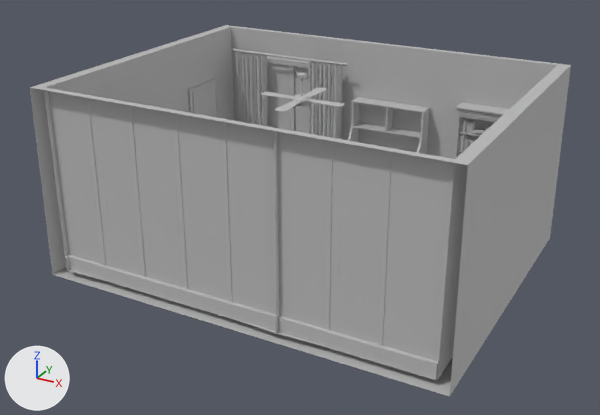
Before and after pictures for a commit that changed the FBX model 3D/mdl_stanza_anziano_NO-TXT.fbx.
Before and after are seen from a 50 mm lens placed at (37.8, -73.5, 44.2), pointed at (-1.4, -2.1, 8.5). Lighting does not change. The marker at lower left points along +X, +Y and +Z. Where no turn or scale is listed for an object, it has been applied to the vertices.

Before the edit, the objects in view are built like this:
```python
me_mesh = bpy.data.meshes.new('Mesh')
me_mesh.from_pydata(...)  # a box spanning x -2215.0..2215.0, y -52.0..52.0, z -1725.0..1725.0
me_mesh.materials.append(mat_soffitto1)  # grey #bcbcbc
me_mesh_020 = bpy.data.meshes.new('Mesh.020')
me_mesh_020.from_pydata(...)  # 189 vertices, 278 faces; spans x -3.99..3.99, y -1.04..1.04, z -7.2..7.2
me_mesh_020.materials.append(mat_legno_libreria_media)  # grey #bcbcbc
me_mesh_024 = bpy.data.meshes.new('Mesh.024')
me_mesh_024.from_pydata(...)  # 48 vertices, 88 faces; spans x -0.18..0.18, y -2.89..2.89, z -3.09..3.09
me_mesh_024.materials.append(mat_quadro6)  # grey #bcbcbc
ob_legno_libreria_media1_001 = bpy.data.objects.new('LEGNO_LIBRERIA_MEDIA1.001', me_mesh_020)
ob_legno_libreria_media1_001.location = (13.46, 15.51, 9.63)
ob_quadro_grande = bpy.data.objects.new('QUADRO_GRANDE', me_mesh_024)
ob_quadro_grande.location = (-21.68, 9.46, 13.52)
ob_soffitto = bpy.data.objects.new('SOFFITTO', me_mesh)
ob_soffitto.parent = ob_lato_anziano
ob_soffitto.location = (-2.895, 2043.0, 2.441)
ob_soffitto.hide_viewport = True
# also in view: 'LIBRI_LIBRERIA_MEDIA.001' at (13.5, 15.5, 10.0); 'LAMPADARIO' at (-2.4, 0.0, 20.8); 'PARETI_STANZA1' at (-1.1, 0.1, 12.1); 'ARMADIO_SPECCHIO3' at (-1.1, -16.2, 12.3); 'FINESTRA' at (-12.6, 15.5, 11.9)
```
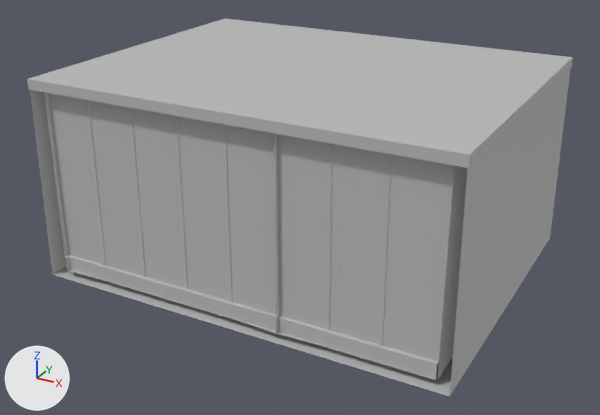
Pixel boxes (x1, y1, x2, y2) of what changed, in the pictures (600 x 415 px):
'SOFFITTO', shown: after (27, 19, 573, 168)
'FINESTRA', unchanged, covered by the edit: before (232, 48, 348, 139)
'MOBILE_GRANDE', unchanged, covered by the edit: before (348, 97, 430, 154)

Edits to the bpy script that builds the scene:
```text
Change ob_soffitto:
    remove ob_soffitto.hide_viewport = True
```
